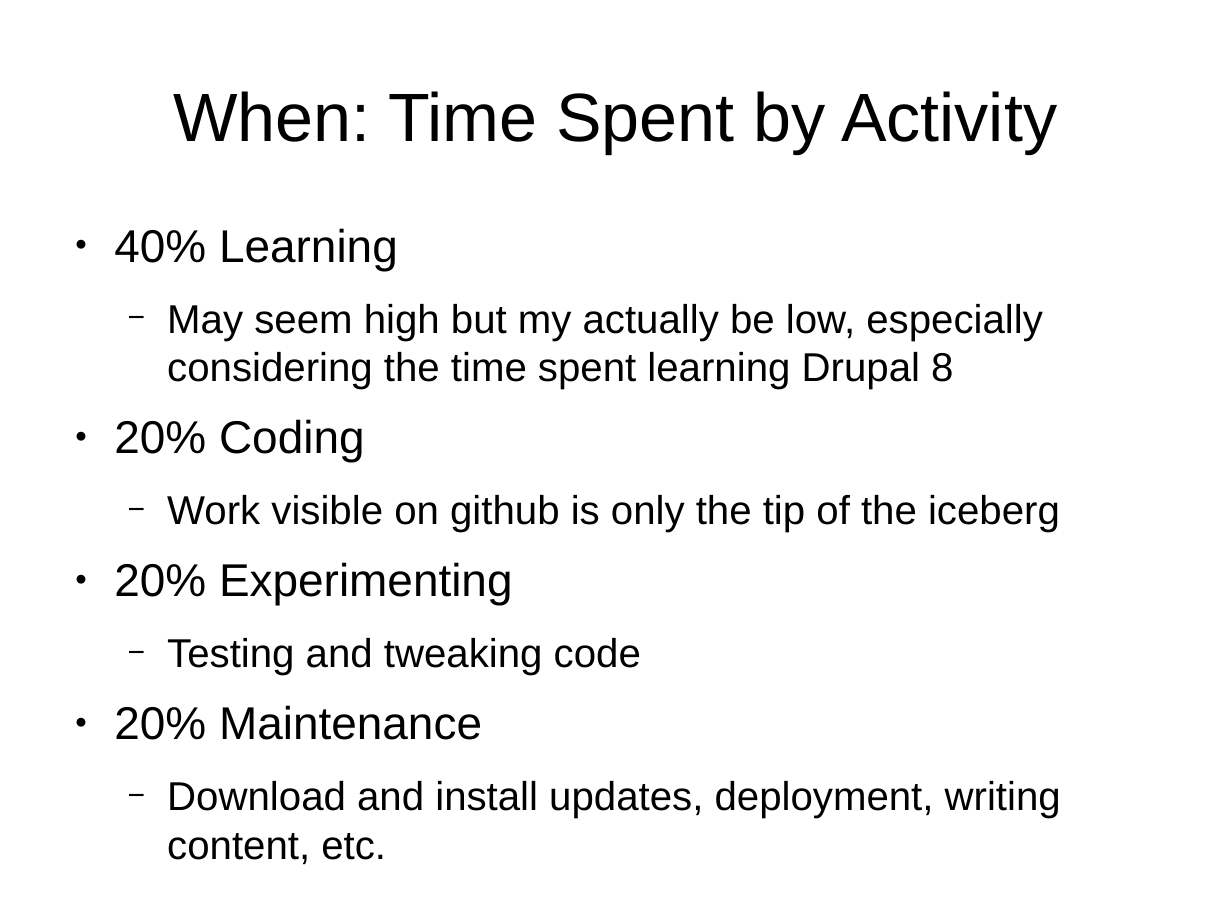
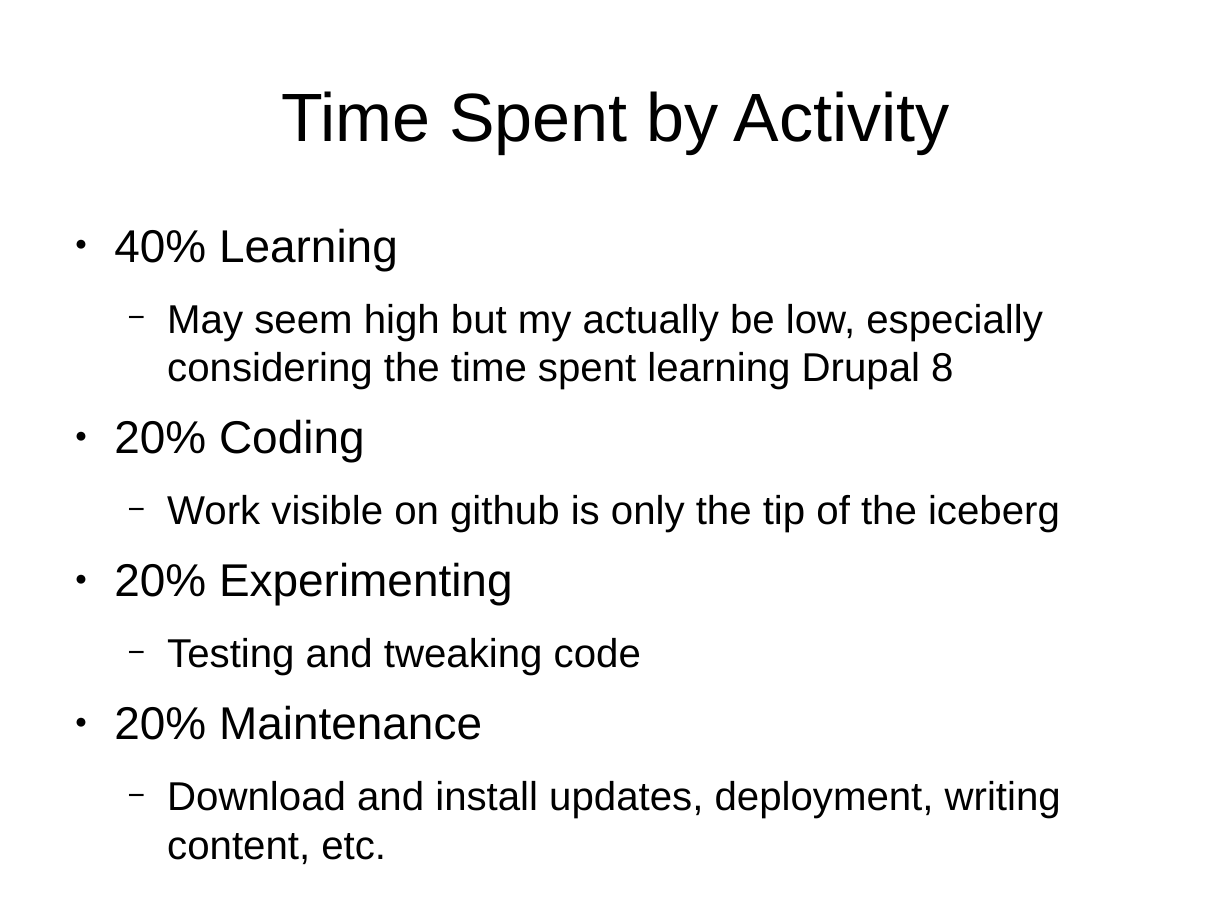
Before and after one commit to tomwhartung/jmws_accoutrements, a slide deck: slide 15 of presentations/2016_07-Drupal/9-slides.odp. Drawn at 1232x924 pixels with LibreOffice and Linux fonts; fonts in the diff are those of the drawing. Boxes give left, top, right and bottom in pixels: in the first picture for what was removed or moved away, otherwise in the second. Text is boxed around its words. In the diff, an @@ line names an element or a change of style, - is before the commit and + after.

```diff
--- a/presentations/2016_07-Drupal/9-slides.odp
+++ b/presentations/2016_07-Drupal/9-slides.odp
@@ title at (281, 91, 950, 153): text changed @@
-When: Time Spent by Activity
+Time Spent by Activity
```
Also in this commit, not shown: 10 other slides changed, 2 slides removed.
